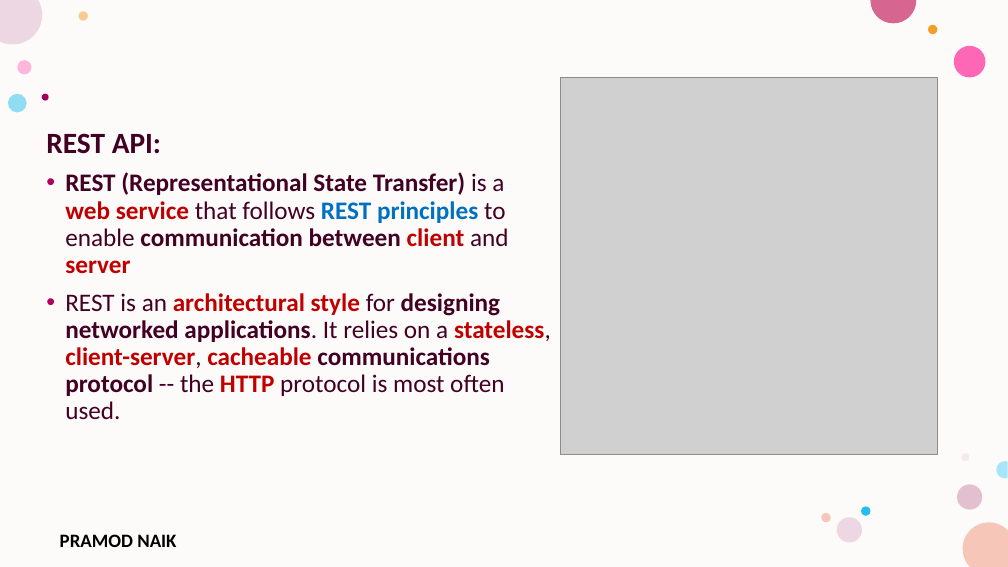
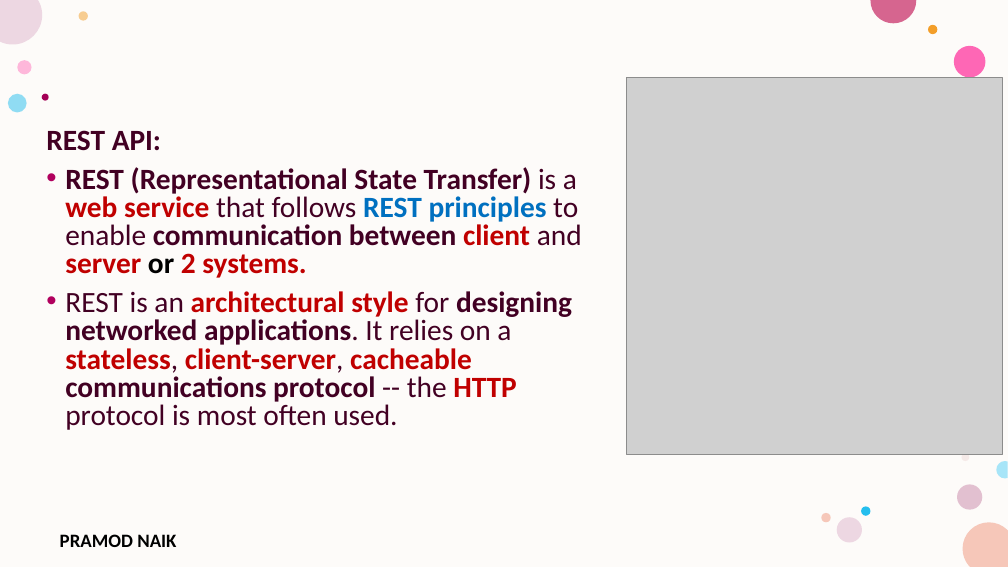
Before and after one commit to PRAMODNAIK-DEV/Backend-Dev-using-Python-FastAPI, a slide deck: slide 16 of API & REST API.pptx. Drawn at 1008x567 pixels with LibreOffice and Linux fonts; fonts in the diff are those of the drawing; grey boxes stand for pictures; background and template pictures are left out. Boxes give left, top, right and bottom in pixels: in the first picture for what was removed or moved away, otherwise in the second. Text is boxed around its words. In the diff, an @@ line names an element or a change of style, - is before the commit and + after.

```diff
--- a/API & REST API.pptx
+++ b/API & REST API.pptx
@@ picture: place and size @@
-picture at bbox=[561, 78, 938, 454]
+picture at bbox=[627, 78, 1003, 454]
@@ text at bbox=[46, 130, 572, 430]: size 24 to 28 pt in "REST is an architectural style for designing ..."; line spacing 0.9 to 0.8 @@
@@ text at bbox=[65, 167, 582, 278]: text changed; size 24 to 28 pt @@
-• REST (Representational State Transfer) is a web service that follows REST principles to enable communication between client and server
+• REST (Representational State Transfer) is a web service that follows REST principles to enable communication between client and server or 2 systems.
```
Also in this commit, not shown: 5 other slides changed, 3 slides added, 1 slide removed, 4 other files.
